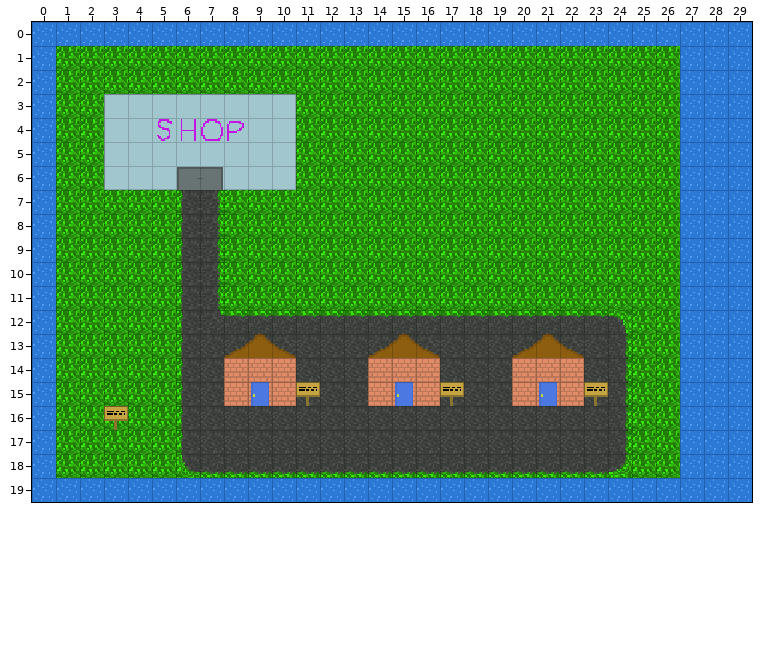
Tiled map, stored at core/assets/maps/TownTown.tmx. Above is the file before it was changed.
Cells are 16x16 px. Shown: x 0..29, y 0..19.
After the commit:
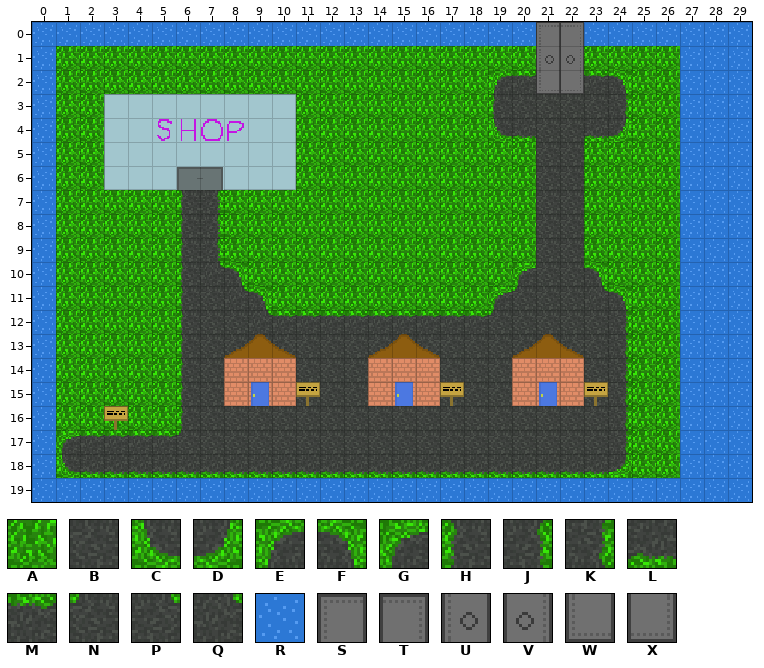
Key: from "tileset": A 0, B 1, C 2, D 2 flipped left-right, E 2 flipped up-down, F 2 turned 180, G 2 turned 90, H 3, J 3 flipped left-right, K 3 turned 180, L 3 turned 270, M 3 turned 90, N 5, P 5 flipped left-right, Q 5 turned 90, R 18, S 21, T 21 flipped left-right, U 22, V 22 flipped left-right, W 23, X 23 flipped left-right.
_ is an empty cell.
What changed:
{"where": "layer \"Tile Layer 1\""}
{"y":0,"x":21,"old":"RR","new":"ST"}
{"y":1,"x":21,"old":"AA","new":"UV"}
{"y":2,"x":19,"old":"AAAAAA","new":"EMWXMF"}
{"y":3,"x":19,"old":"AAAAAA","new":"HBBBBK"}
{"y":4,"x":19,"old":"AAAAAA","new":"CLBBLD"}
{"y":5,"x":21,"old":"AA","new":"BB"}
{"y":6,"x":21,"old":"AA","new":"BB"}
{"y":7,"x":21,"old":"AA","new":"BB"}
{"y":8,"x":21,"old":"AA","new":"BB"}
{"y":9,"x":21,"old":"AA","new":"BB"}
{"y":10,"x":7,"old":"JA","new":"QF"}
{"y":10,"x":20,"old":"AAAA","new":"GBBF"}
{"y":11,"x":7,"old":"JAA","new":"BQF"}
{"y":11,"x":19,"old":"AAAAAA","new":"GNBBQF"}
{"y":12,"x":7,"old":"PMM","new":"BBQ"}
{"y":12,"x":19,"old":"MMMMMF","new":"NBBBBK"}
{"y":17,"x":1,"old":"AAAAAH","new":"GMMMMN"}
{"y":18,"x":1,"old":"AAAAAC","new":"CLLLLL"}
{"label":"changed","picture_box":[488,22,632,334]}
{"label":"changed","picture_box":[200,262,272,334]}
{"label":"changed","picture_box":[56,430,200,478]}
